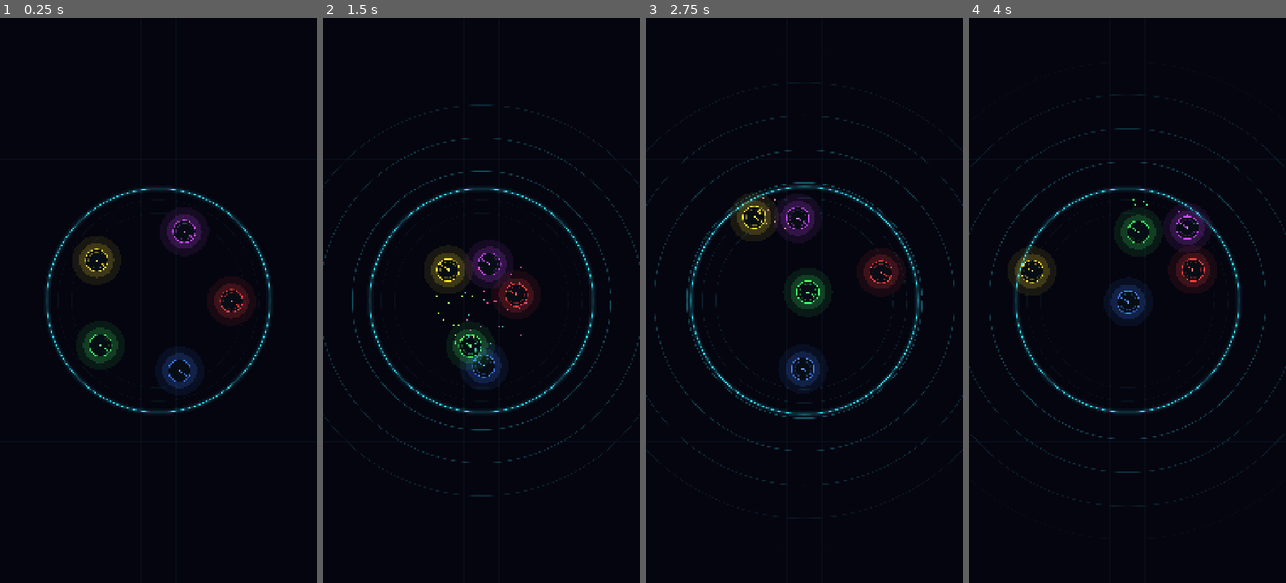
Above: before the commit, frames 1-4 (left to right).
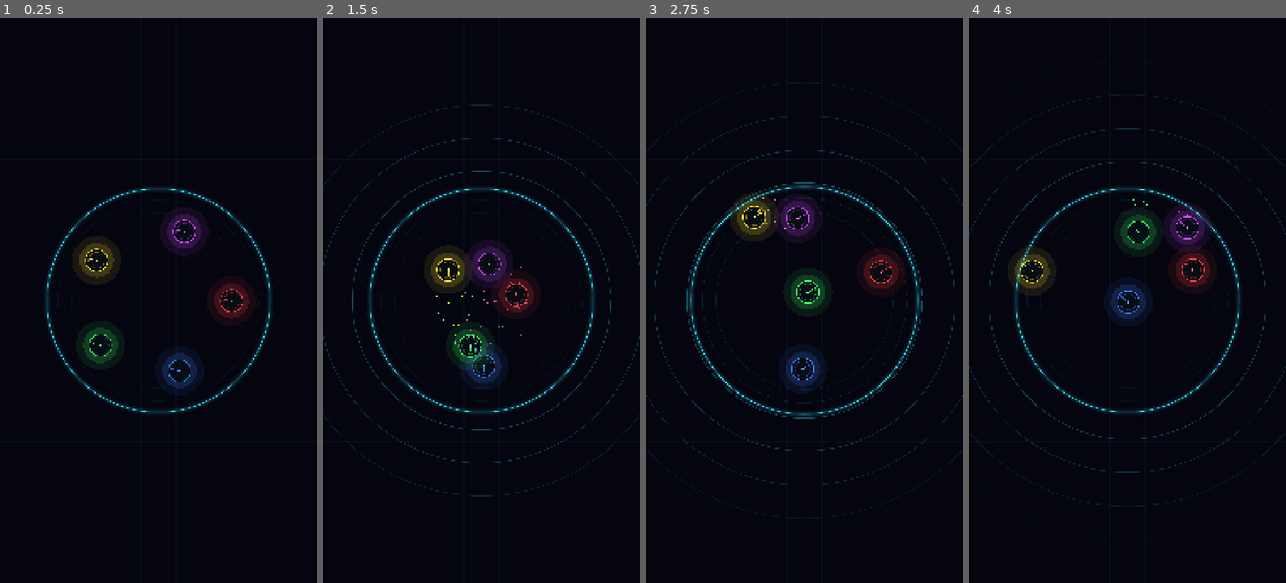
Above: after the commit, the same moments.

Repository: AaronMcKinley/BOP
Game: Godot game, scene res://scenes/main.tscn
Two runs of this game, one before a commit and one after it. Both use one fixed random seed, a clock stepped at 60 frames per second and the inputs below.
Inputs:
- Up to frame 1 (0.25 s): no input
- Up to frame 2 (1.5 s): no input
- Up to frame 3 (2.75 s): no input
- Up to frame 4 (4 s): no input

The runs differ from the first frame. In frame 1, less than 0.1% of the frame differs, in the area x 28-76%, y 37-64%; in frame 2, less than 0.1%, in the area x 36-62%, y 42-63%; in frame 3, less than 0.1%; in frame 4, less than 0.1%.

Commit message:
updated speed  and average length

Diff:
--- a/render/scripts/ball.gd
+++ b/render/scripts/ball.gd
@@ -33,11 +33,14 @@
 const RADIUS := 38.0
 const BODY_DARK := Color(0.03, 0.05, 0.08)
 
+var spoke_speed := 2.5        # rad/s; render.gd sets it to 1 rev per beat (TAU * BPM / 60)
+
 var _spoke_angle := 0.0
 
 func _process(delta: float) -> void:
-	# The light-cycle spoke keeps rotating so the discs feel alive.
-	_spoke_angle = fmod(_spoke_angle + delta * 2.5, TAU)
+	# The light-cycle spoke keeps rotating so the discs feel alive. When the
+	# renderer knows the song's BPM it completes one full turn per beat.
+	_spoke_angle = fmod(_spoke_angle + delta * spoke_speed, TAU)
 	queue_redraw()
 
 func _draw() -> void:
@@ -46,6 +49,8 @@
 	for a in lifeline_anchors:
 		var anchor := Vector2(a[0], a[1])
 		draw_line(Vector2.ZERO, anchor - position, Color(c.r, c.g, c.b, 0.55), 3.0)
+		# Anchor dot on the rim, so the attachment point reads clearly.
+		draw_circle(anchor - position, 3.5, Color(c.r, c.g, c.b, 0.9))
 
 	# Layered glow so the disc reads against the dark arena.
 	draw_circle(Vector2.ZERO, RADIUS * 2.2, Color(c.r, c.g, c.b, 0.08))
--- a/render/scripts/render.gd
+++ b/render/scripts/render.gd
@@ -43,6 +43,13 @@
 				add_child(ball)
 				_balls[id] = ball
 	_arena = $Arena as ArenaScript
+
+	# Light-cycle spokes rotate one full turn per beat when the arena knows the
+	# song's BPM (it loads the timeline); otherwise balls keep their default spin.
+	var bpm: float = _arena.bpm
+	if bpm > 0.0:
+		for ball: Ball in _balls.values():
+			ball.spoke_speed = TAU * bpm / 60.0
 
 func _process(_delta: float) -> void:
 	if _frame_index >= _frames.size():
--- a/render/scripts/winner_screen.gd
+++ b/render/scripts/winner_screen.gd
@@ -174,9 +174,13 @@
 	name.position = Vector2(392, 14)
 	r.add_child(name)
 
-	# Points with this battle's gain.
+	# Points: this battle's gain, then the new total ("+4 = 16") - clearer than
+	# "16 +4" about which number is which. A 0-gain row just shows the total.
 	var pts := Label.new()
-	pts.text = "%d  +%d" % [row["points"], row["delta"]]
+	var pts_text := "+%d = %d" % [row["delta"], row["points"]]
+	if int(row["delta"]) <= 0:
+		pts_text = "%d" % row["points"]
+	pts.text = pts_text
 	pts.add_theme_color_override("font_color", Color(1, 1, 1, 0.95))
 	pts.add_theme_font_size_override("font_size", 28)
 	pts.position = Vector2(580, 14)
Not shown, changed: README.md
Not shown, added: TODO.md
Not shown, added: scripts/create.sh
Not shown, added: scripts/save.py
Not shown, changed: simulation/physics.py
Not shown, changed: simulation/scoring.py
Not shown, changed: simulation/seed_registry.py
Not shown, changed: tests/test_physics.py
